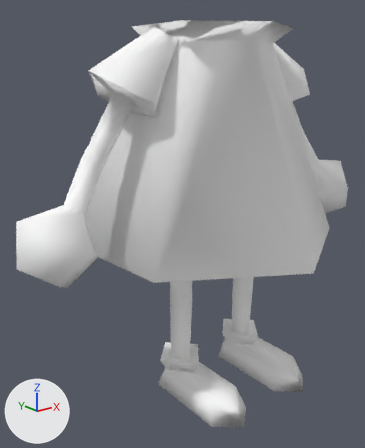
Before and after pictures for a commit that changed the FBX model GoldTeamProjMain/Assets/Models/MainBipedBody.fbx.
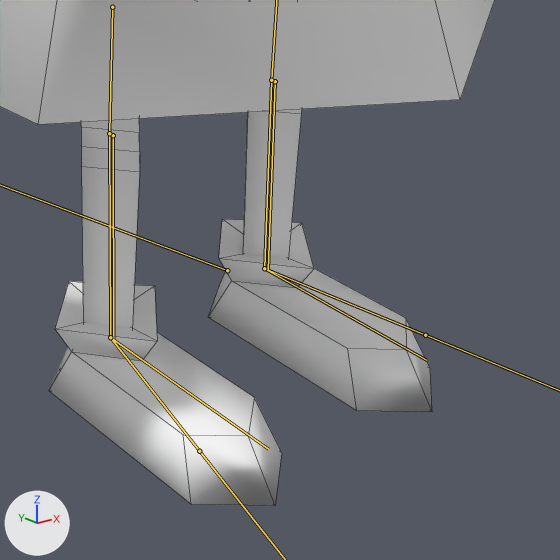
Each version appears first whole from a camera (50 mm lens) standing at (-0.0517, -0.0576, 0.047) and looking at (-0.0039, 0.0022, 0.0231), and next in a close-up on the part from 38% to 96% of the width and 53% to 100% of the height. Every picture has the same lights, and +X, +Y and +Z are marked at lower left. Both versions are drawn at the pose saved in each file; the numbers are the values there. The bones that bend it are drawn over the model as lines in the close-ups. The close-ups show mesh edges as thin lines.

The first close-up shows 'Body_Mesh_Final'.
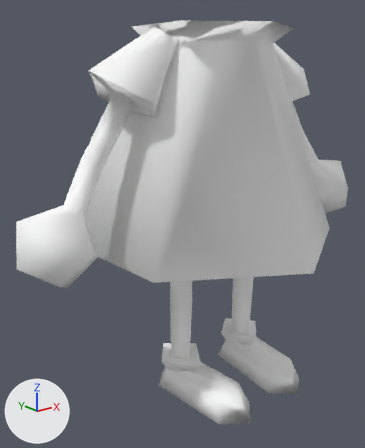
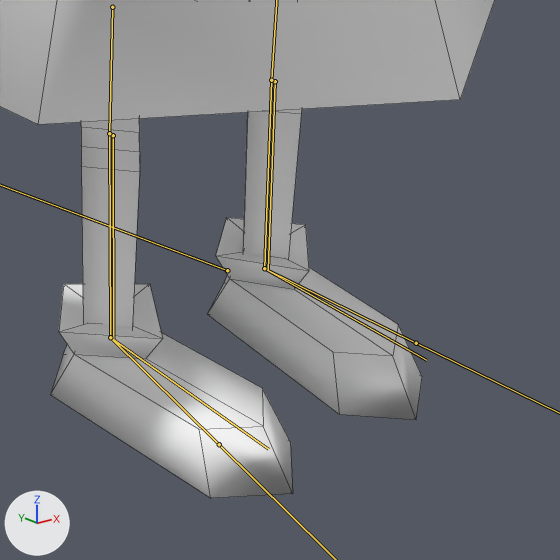
Where the change shows, as pixel boxes (x1, y1, x2, y2) in the close-ups (560 x 560 px):
```json
{"object": "Body_Mesh_Final", "change": "posed", "before": [0, 0, 495, 506], "after": [0, 0, 495, 498]}
{"bone": "L_Leg_RK_Jnt_03", "before": "(264, 268) to (425, 335)", "after": "(264, 268) to (416, 343)"}
{"bone": "R_Leg_RK_Jnt_03", "before": "(110, 337) to (199, 451)", "after": "(110, 337) to (219, 444)"}
```

The change, as JSON lines over the scene's bpy script:
```json
{"block": "bone_l_leg_rk_jnt_03", "where": "bone_l_leg_rk_jnt_03 = bpy.data.objects['Skeleton'].pose.bones['L_Leg_RK_Jnt_03']  # child of 'L_Leg_RK_Jnt_02'"}
{"op": "set", "path": "bone_l_leg_rk_jnt_03.rotation_quaternion", "old": "(1.0, 0.0, 0.0, 0.0)", "new": "(0.999, 0.002, 0.002, -0.049)", "note": "degrees (0, 0, 0) -> degrees (0, 0, -6)"}
{"block": "bone_r_leg_rk_jnt_03", "where": "bone_r_leg_rk_jnt_03 = bpy.data.objects['Skeleton'].pose.bones['R_Leg_RK_Jnt_03']  # child of 'R_Leg_RK_Jnt_02'"}
{"op": "set", "path": "bone_r_leg_rk_jnt_03.rotation_quaternion", "old": "(1.0, 0.0, 0.0, 0.0)", "new": "(0.999, 0.0, 0.0, 0.05)", "note": "degrees (0, 0, 0) -> degrees (0, 0, 6)"}
```
